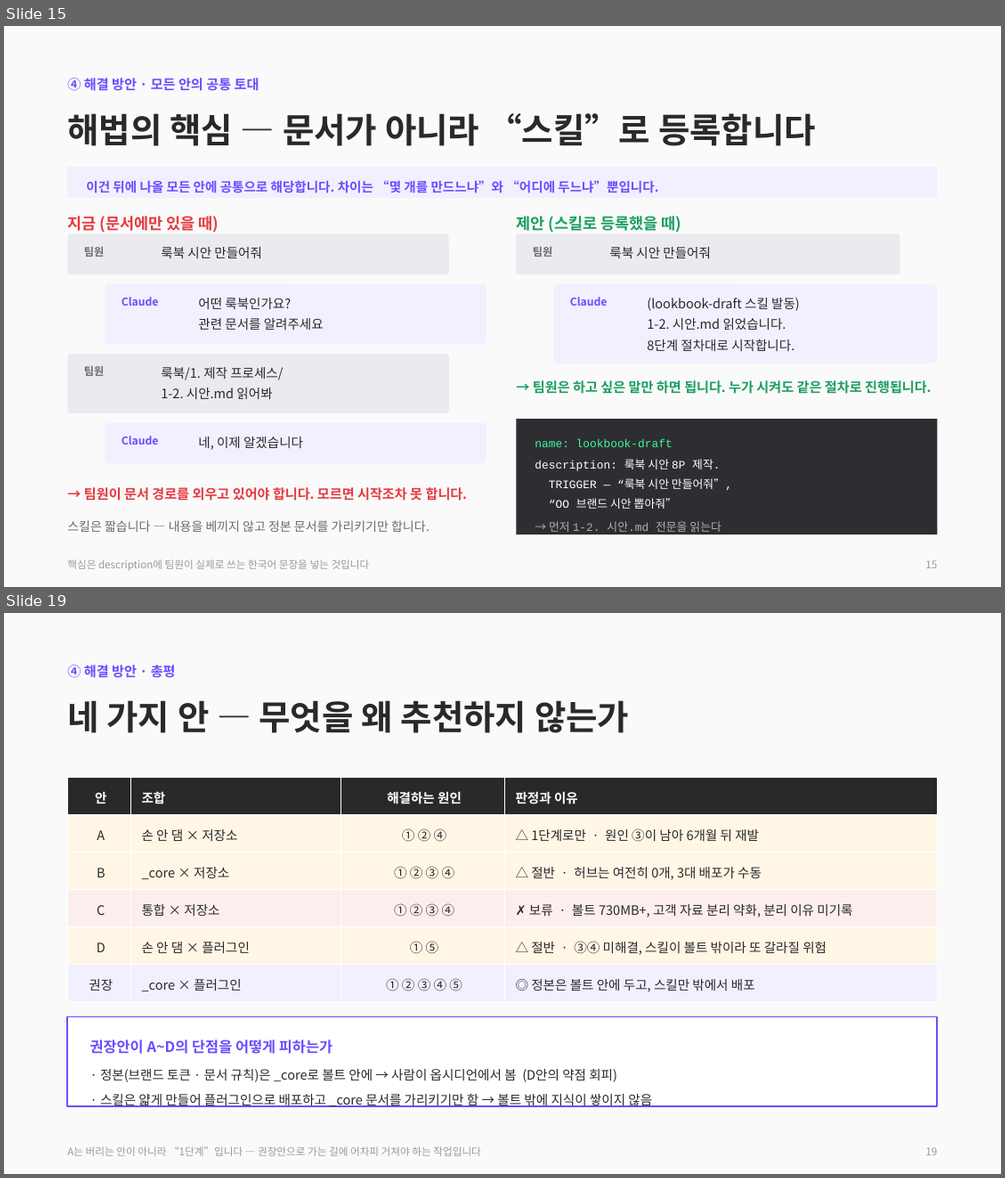
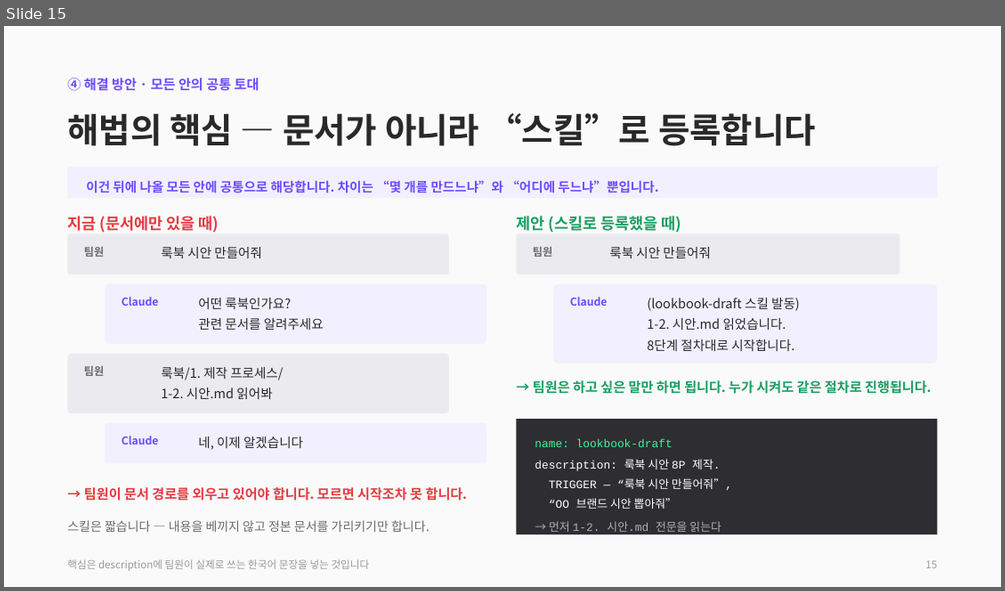
Before and after one commit to CdBd-in/design, a slide deck: CdBd 문서 체계 진단 및 개편 제안.pptx. Shown one above the other, each under a label of ours: slides 15 and 19 before the commit, slide 15 after it; the slides between them are not shown. The pictures are 1005x1178 and 1005x591 pixels, drawn with LibreOffice and Linux fonts; fonts in the diff are those of the drawing. Boxes give left, top, right and bottom in pixels: in the first picture for what was removed or moved away, otherwise in the second. Text is boxed around its words. In the diff, an @@ line names an element or a change of style, - is before the commit and + after.

```diff
--- a/CdBd 문서 체계 진단 및 개편 제안.pptx
+++ b/CdBd 문서 체계 진단 및 개편 제안.pptx
@@ slide 19 removed at [4, 613, 1001, 1174], background #FFFFFF @@
@@ rectangle removed at [4, 613, 1001, 1174] @@
@@ text removed at [67, 665, 176, 678] @@
-④ 해결 방안 · 총평
@@ text removed at [67, 700, 629, 733] @@
-네 가지 안 — 무엇을 왜 추천하지 않는가
@@ table removed at [67, 778, 938, 1002], 6 rows, 4 columns @@
-안 | 조합 | 해결하는 원인 | 판정과 이유
-A | 손 안 댐 × 저장소 | ① ② ④ | △ 1단계로만 · 원인 ③이 남아 6개월 뒤 재발
-B | _core × 저장소 | ① ② ③ ④ | △ 절반 · 허브는 여전히 0개, 3대 배포가 수동
-C | 통합 × 저장소 | ① ② ③ ④ | ✗ 보류 · 볼트 730MB+, 고객 자료 분리 약화, 분리 이유 미기록
-D | 손 안 댐 × 플러그인 | ① ⑤ | △ 절반 · ③④ 미해결, 스킬이 볼트 밖이라 또 갈라질 위험
-권장 | _core × 플러그인 | ① ② ③ ④ ⑤ | ◎ 정본은 볼트 안에 두고, 스킬만 밖에서 배포
@@ rectangle removed at [67, 1017, 938, 1107] @@
@@ text removed at [90, 1039, 652, 1107] @@
-권장안이 A~D의 단점을 어떻게 피하는가
-· 정본(브랜드 토큰 · 문서 규칙)은 _core로 볼트 안에 → 사람이 옵시디언에서 봄 (D안의 약점 회피)
-· 스킬은 얇게 만들어 플러그인으로 배포하고 _core 문서를 가리키기만 함 → 볼트 밖에 지식이 쌓이지 않음
@@ text removed at [67, 1146, 481, 1156] @@
-A는 버리는 안이 아니라 “1단계”입니다 — 권장안으로 가는 길에 어차피 거쳐야 하는 작업입니다
@@ text removed at [925, 1147, 937, 1155] @@
-19
```
Also in this commit, not shown: 7 slides changed, 2 slides added, 3 other slides removed, 1 other file.
